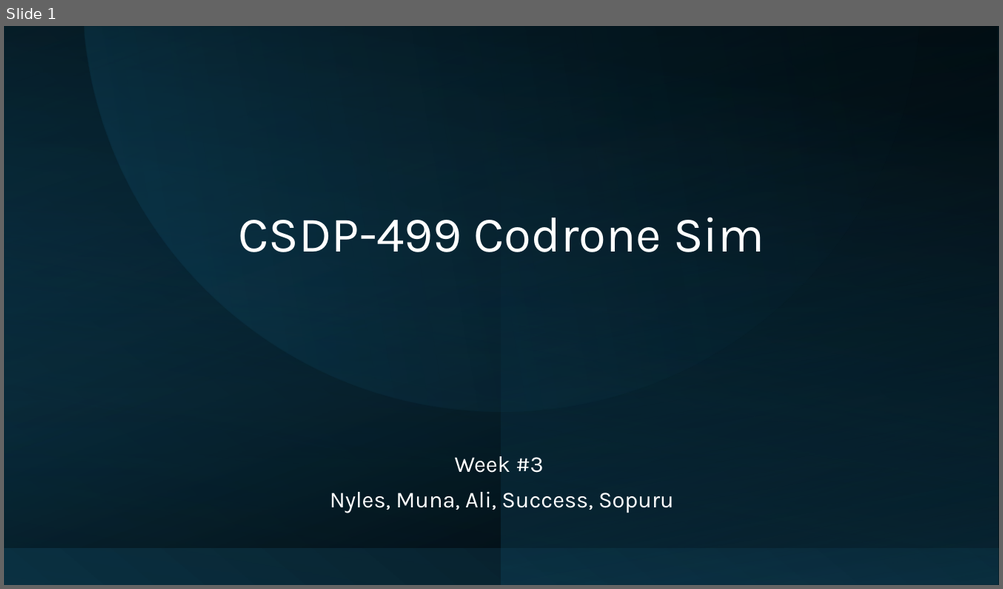
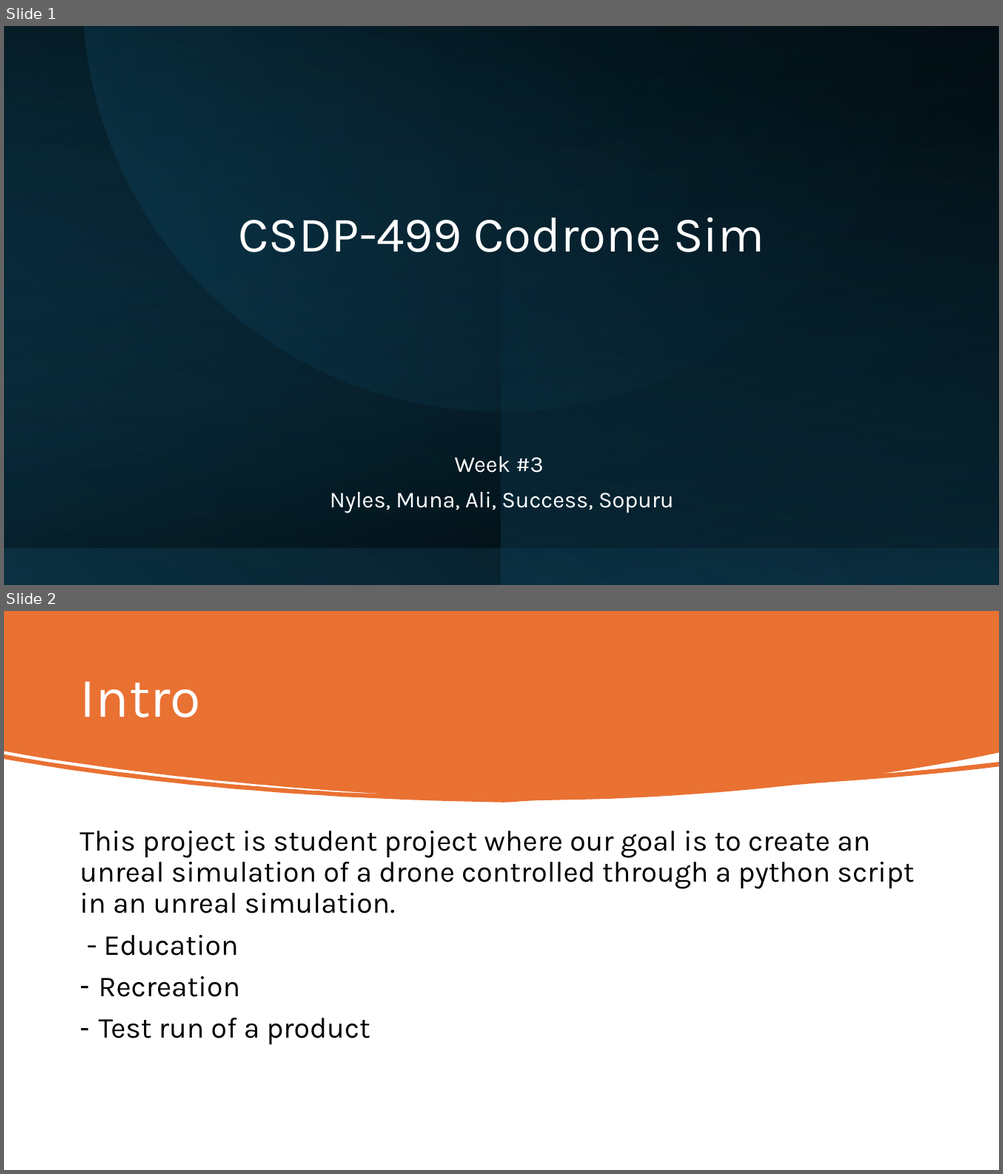
Before and after one commit to ctrl-muna/499-Codrone-Sim, a slide deck: docs/Presentation/W03_ PRESENTATION.pptx. Shown one above the other, each under a label of ours: slide 1 before the commit, slides 1 and 2 after it. The pictures are 1003x589 and 1003x1174 pixels, drawn with LibreOffice and Linux fonts; fonts in the diff are those of the drawing. Boxes give left, top, right and bottom in pixels: in the first picture for what was removed or moved away, otherwise in the second. Text is boxed around its words. In the diff, an @@ line names an element or a change of style, - is before the commit and + after.

```diff
--- a/docs/Presentation/W03_ PRESENTATION.pptx
+++ b/docs/Presentation/W03_ PRESENTATION.pptx
@@ slide 2 added at [4,611,999,1170], background #FFFFFF @@
@@ freeform shape added at [4,611,999,803], fill #E97132 @@
@@ title added at [79,681,201,718], 54 pt, text #FFFFFF @@
+Intro
@@ text added at [79,831,913,1045], 28 pt, text #000000 @@
+This project is student project where our goal is to create an unreal simulation of a drone controlled through a python script in an unreal simulation.
+- Education
+– Recreation
+– Test run of a product
```
Also in this commit, not shown: 6 slides changed, 1 other slide added, 1 slide removed, 1 other file.
